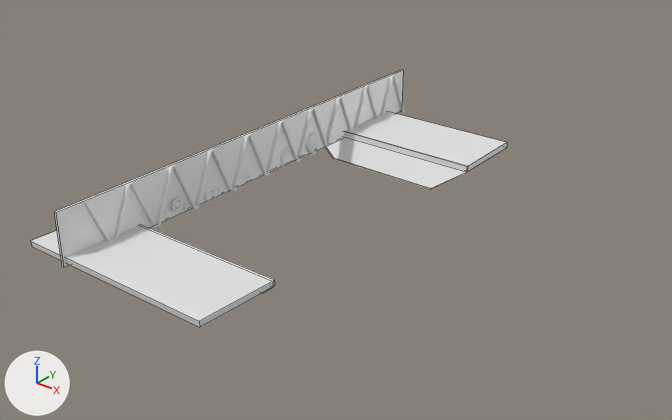
The FBX model BombsAway/BombsAway/Assets/Art/3D/Models/BombBayBorder.fbx: old version first, new version second.
The view is the same before and after, from a 50 mm camera at (57.3, -70.2, 36.5) aimed at (1.6, -0.5, -6.7). Lighting does not change. The marker at lower left points along +X, +Y and +Z. Mesh edges are drawn as thin lines on the coarser meshes. Where no turn or scale is listed for an object, it has been applied to the vertices.

Names of what the first picture shows: 'BackWall', 'Pipes.003', 'SideWallL', 'SideWallL.001', 'Support'.
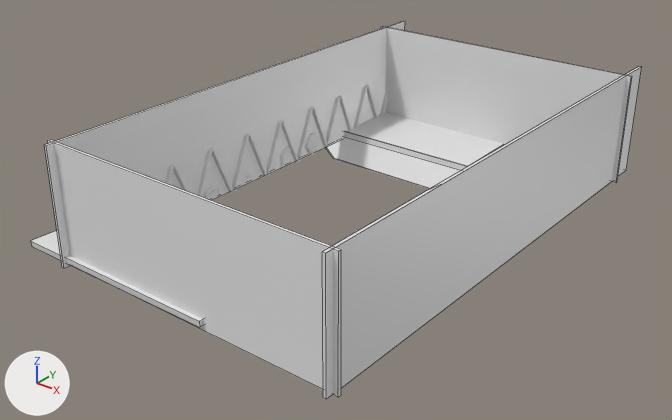
What differs and where, as boxes (x1, y1, x2, y2) in the pictures (672 x 420 px):
```json
{"object": "BackWall.003", "change": "added", "after": [322, 67, 641, 399]}
{"object": "BackWall.002", "change": "added", "after": [48, 140, 341, 397]}
{"object": "BackWall", "change": "moved, rescaled", "before": [54, 70, 404, 268], "after": [44, 21, 405, 269], "on screen": "25% taller"}
{"object": "BackWall.001", "change": "added", "after": [381, 26, 632, 182]}
{"object": "SideWallL", "change": "unchanged, covered by the edit", "before": [31, 224, 274, 327], "after": [31, 231, 203, 327]}
```

Scene script edits in JSON lines:
```json
{"op": "add", "block": "mat_material_003", "code": ["mat_material_003 = principled_material('Material.003')", "mat_material_003.base_color = (0.8, 0.8, 0.8)  # white #e7e7e7", "mat_material_003.roughness = 0.401"]}
{"op": "add", "block": "mat_material_005", "code": ["mat_material_005 = principled_material('Material.005')", "mat_material_005.base_color = (0.8, 0.8, 0.8)  # white #e7e7e7", "mat_material_005.roughness = 0.401"]}
{"op": "add", "block": "mat_material_004", "code": ["mat_material_004 = principled_material('Material.004')", "mat_material_004.base_color = (0.8, 0.8, 0.8)  # white #e7e7e7", "mat_material_004.roughness = 0.401"]}
{"op": "add", "block": "me_cube_005", "code": ["me_cube_005 = bpy.data.meshes.new('Cube.005')", "me_cube_005.from_pydata(...)  # a box spanning x -16.9..16.9, y -0.2..0.2, z -6.3..6.3", "me_cube_005.materials.append(mat_material_003)  # white #e7e7e7"]}
{"op": "add", "block": "me_cube_008", "code": ["me_cube_008 = bpy.data.meshes.new('Cube.008')", "me_cube_008.from_pydata(...)  # a box spanning x -0.2..0.2, y -28.1..28.1, z -6.3..6.3", "me_cube_008.materials.append(mat_material_005)  # white #e7e7e7"]}
{"op": "add", "block": "me_cube_007", "code": ["me_cube_007 = bpy.data.meshes.new('Cube.007')", "me_cube_007.from_pydata(...)  # a box spanning x -16.9..16.9, y -0.2..0.2, z -6.3..6.3", "me_cube_007.materials.append(mat_material_004)  # white #e7e7e7"]}
{"op": "set", "path": "ob_backwall.location", "old": "(-11.84, 2.59, -4.43)", "new": "(-11.84, 2.59, -1.15)"}
{"op": "set", "path": "ob_backwall.scale", "old": "(2.93, 28.1, 0.156)", "new": "(6.33, 28.1, 0.156)"}
{"op": "add", "block": "ob_backwall_001", "code": ["ob_backwall_001 = bpy.data.objects.new('BackWall.001', me_cube_005)", "ob_backwall_001.location = (4.32, 26.7, -1.15)"]}
{"op": "add", "block": "ob_backwall_003", "code": ["ob_backwall_003 = bpy.data.objects.new('BackWall.003', me_cube_008)", "ob_backwall_003.location = (20.52, 2.59, -1.15)"]}
{"op": "add", "block": "ob_backwall_002", "code": ["ob_backwall_002 = bpy.data.objects.new('BackWall.002', me_cube_007)", "ob_backwall_002.location = (4.32, -24.59, -1.15)"]}
```
